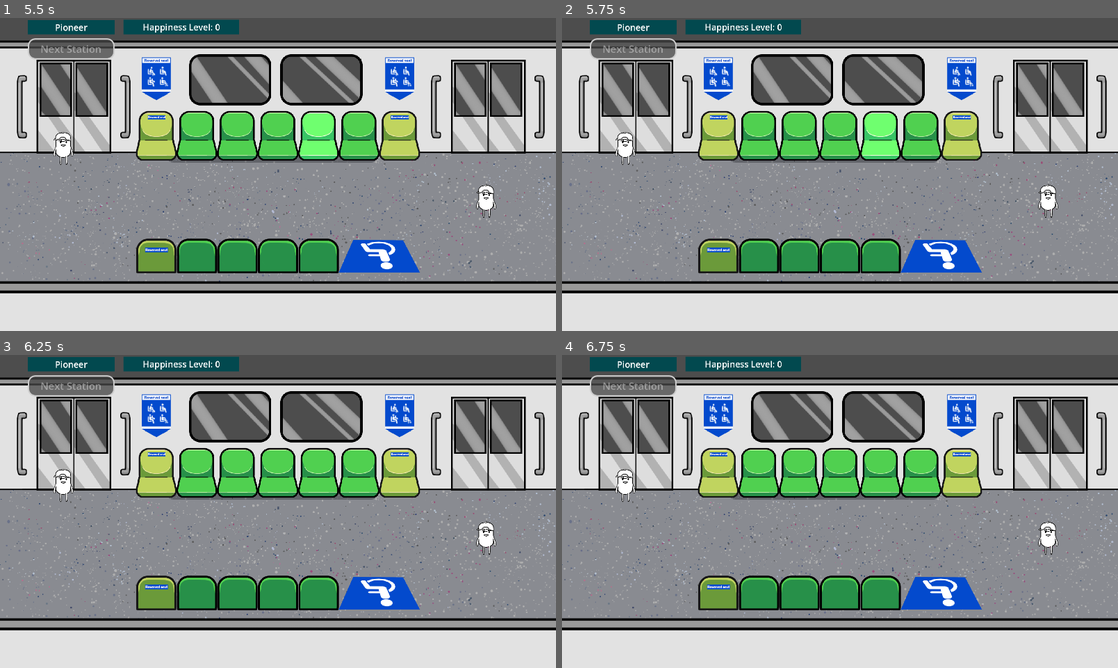
Above: before the commit, frames 1-4 (two rows, left to right).
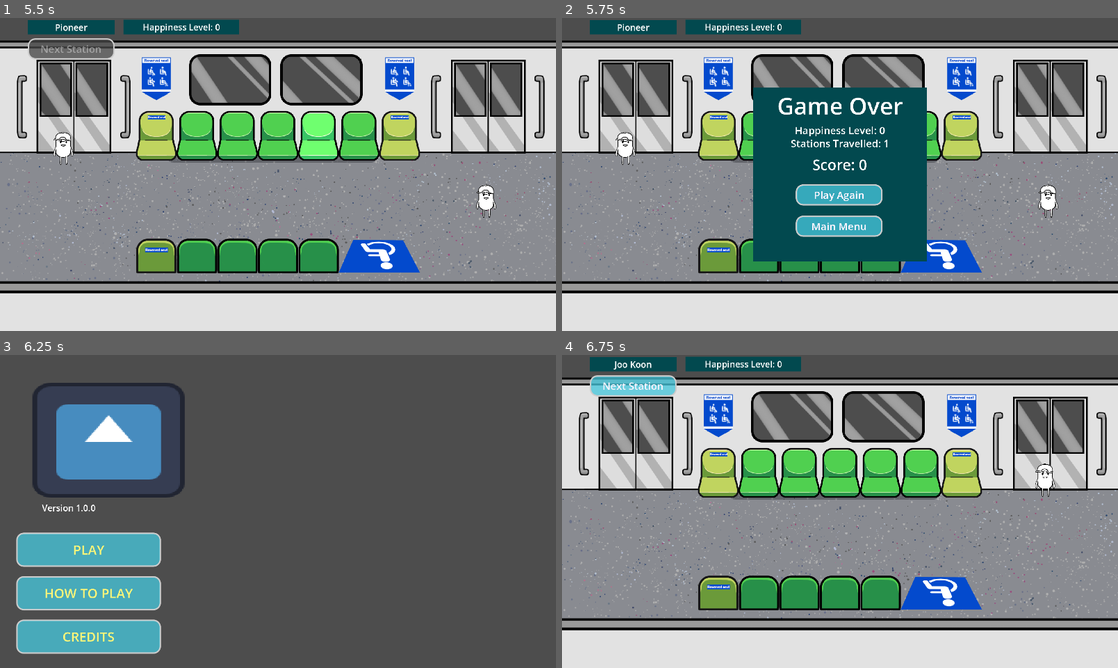
Above: after the commit, the same moments.

Repository: Jagureo/HeritageJam2025
Game: Godot game, scene res://Scenes/game.tscn
Same seed, same stepped clock (60 frames per second), same inputs: the game is played once before the commit and once after it. The engine's default icon, where the game draws it, is replaced by a stand-in: a white triangle on a blue panel in a dark square.
Inputs (mouse positions are in pixels of both pictures, inside the frame that each line leads up to):
- Up to frame 1 (5.5 s): click "Next Station" at 0.5 s; tap Enter at 1.25, 2.75, 5 s; move the mouse to (155, 136) at 1.27 s; click (155, 136) at 1.35 s; tap Space at 2, 3.5 s; move the mouse to (194, 136) at 2.02 s; click (194, 136) at 2.1 s; move the mouse to (239, 136) at 2.77 s; hold 0 2.78-3.53 s; click (239, 136) at 3.05 s; move the mouse to (278, 136) at 3.52 s; click (278, 136) at 3.6 s; click "Next Station" at 4.25 s; move the mouse to (316, 136) at 5.02 s; click (316, 136) at 5.1 s
- Up to frame 2 (5.75 s): tap Escape (ui_cancel) at 5.65 s
- Up to frame 3 (6.25 s): click (278, 564) at 5.75 s, where only the run after the commit has a clickable "Main Menu"
- Up to frame 4 (6.75 s): click (650, 549) at 6.5 s, where only the run after the commit has a clickable "PLAY"

Frame 1 is identical in both runs. In frame 2, 18% of the frame differs, in the area x 5-66%, y 6-78%; in frame 3, 89%, in the area x 0-100%, y 0-100%; in frame 4, 1.7%.

Commit message:
Added GameOver Panel

Diff:
--- a/HGJ/Scenes/UI/game_ui.tscn
+++ b/HGJ/Scenes/UI/game_ui.tscn
@@ -58,6 +58,7 @@
 grow_vertical = 2
 mouse_filter = 2
 script = ExtResource("1_vo2tu")
+mMainMenuScene = "uid://cgsrj1drhnafo"
 
 [node name="MainScreen" type="Control" parent="."]
 layout_mode = 1
@@ -142,4 +143,130 @@
 theme_override_styles/normal = SubResource("StyleBoxFlat_tig4k")
 text = "Next Station"
 
+[node name="GameOverPanel" type="ColorRect" parent="MainScreen"]
+visible = false
+layout_mode = 0
+offset_left = 660.0
+offset_top = 240.0
+offset_right = 1260.0
+offset_bottom = 840.0
+color = Color(0.00784314, 0.286275, 0.309804, 1)
+
+[node name="GameOverText" type="Label" parent="MainScreen/GameOverPanel"]
+layout_mode = 1
+anchors_preset = 8
+anchor_left = 0.5
+anchor_top = 0.5
+anchor_right = 0.5
+anchor_bottom = 0.5
+offset_left = -300.0
+offset_top = -293.0
+offset_right = 300.0
+offset_bottom = -183.0
+grow_horizontal = 2
+grow_vertical = 2
+theme_override_font_sizes/font_size = 80
+text = "Game Over"
+horizontal_alignment = 1
+vertical_alignment = 1
+
+[node name="Happniess_Level" type="Label" parent="MainScreen/GameOverPanel"]
+layout_mode = 1
+anchors_preset = 8
+anchor_left = 0.5
+anchor_top = 0.5
+anchor_right = 0.5
+anchor_bottom = 0.5
+offset_left = -300.0
+offset_top = -180.0
+offset_right = 300.0
+offset_bottom = -125.0
+grow_horizontal = 2
+grow_vertical = 2
+theme_override_font_sizes/font_size = 35
+text = "Happiness Level: 1234"
+horizontal_alignment = 1
+vertical_alignment = 1
+
+[node name="StationCount_Label" type="Label" parent="MainScreen/GameOverPanel"]
+layout_mode = 1
+anchors_preset = 8
+anchor_left = 0.5
+anchor_top = 0.5
+anchor_right = 0.5
+anchor_bottom = 0.5
+offset_left = -300.0
+offset_top = -135.0
+offset_right = 300.0
+offset_bottom = -80.0
+grow_horizontal = 2
+grow_vertical = 2
+theme_override_font_sizes/font_size = 35
+text = "Stations Travelled: 20"
+horizontal_alignment = 1
+vertical_alignment = 1
+
+[node name="Score_Label" type="Label" parent="MainScreen/GameOverPanel"]
+layout_mode = 1
+anchors_preset = 8
+anchor_left = 0.5
+anchor_top = 0.5
+anchor_right = 0.5
+anchor_bottom = 0.5
+offset_left = -300.0
+offset_top = -69.0
+offset_right = 300.0
+grow_horizontal = 2
+grow_vertical = 2
+theme_override_font_sizes/font_size = 50
+text = "Score: 12345"
+horizontal_alignment = 1
+vertical_alignment = 1
+
+[node name="PlayAgain" type="Button" parent="MainScreen/GameOverPanel"]
+layout_mode = 1
+anchors_preset = 2
+anchor_top = 1.0
+anchor_bottom = 1.0
+offset_left = 147.0
+offset_top = -266.0
+offset_right = 447.0
+offset_bottom = -193.0
+grow_vertical = 0
+theme_override_colors/font_hover_color = Color(1, 0.968627, 1, 1)
+theme_override_colors/font_color = Color(1, 0.964706, 1, 1)
+theme_override_colors/font_focus_color = Color(1, 1, 0.972549, 1)
+theme_override_colors/font_pressed_color = Color(1, 0.964706, 1, 1)
+theme_override_font_sizes/font_size = 35
+theme_override_styles/focus = SubResource("StyleBoxEmpty_vo2tu")
+theme_override_styles/disabled = SubResource("StyleBoxFlat_5b8pf")
+theme_override_styles/hover = SubResource("StyleBoxFlat_6w80a")
+theme_override_styles/pressed = SubResource("StyleBoxFlat_lolt2")
+theme_override_styles/normal = SubResource("StyleBoxFlat_tig4k")
+text = "Play Again"
+
+[node name="MainMenu" type="Button" parent="MainScreen/GameOverPanel"]
+layout_mode = 1
+anchors_preset = 2
+anchor_top = 1.0
+anchor_bottom = 1.0
+offset_left = 147.0
+offset_top = -158.0
+offset_right = 447.0
+offset_bottom = -85.0
+grow_vertical = 0
+theme_override_colors/font_hover_color = Color(1, 0.968627, 1, 1)
+theme_override_colors/font_color = Color(1, 0.964706, 1, 1)
+theme_override_colors/font_focus_color = Color(1, 1, 0.972549, 1)
+theme_override_colors/font_pressed_color = Color(1, 0.964706, 1, 1)
+theme_override_font_sizes/font_size = 35
+theme_override_styles/focus = SubResource("StyleBoxEmpty_vo2tu")
+theme_override_styles/disabled = SubResource("StyleBoxFlat_5b8pf")
+theme_override_styles/hover = SubResource("StyleBoxFlat_6w80a")
+theme_override_styles/pressed = SubResource("StyleBoxFlat_lolt2")
+theme_override_styles/normal = SubResource("StyleBoxFlat_tig4k")
+text = "Main Menu"
+
 [connection signal="pressed" from="MainScreen/NextStationButton" to="." method="next_station"]
+[connection signal="pressed" from="MainScreen/GameOverPanel/PlayAgain" to="." method="OnPlayAgainButtonPressed"]
+[connection signal="pressed" from="MainScreen/GameOverPanel/MainMenu" to="." method="OnMainMenuButtonPressed"]
--- a/HGJ/Scenes/game.tscn
+++ b/HGJ/Scenes/game.tscn
@@ -23,11 +23,6 @@
 [node name="StandingArea" parent="." instance=ExtResource("5_1l0tm")]
 position = Vector2(962, 607)
 
-[node name="GameUi" parent="." instance=ExtResource("2_qxrlw")]
-unique_name_in_owner = true
-offset_right = 1920.0
-offset_bottom = 1080.0
-
 [node name="PassengerInformation" parent="." instance=ExtResource("7_1l0tm")]
 offset_left = 24.0
 offset_top = 167.0
@@ -37,6 +32,11 @@
 [node name="AllPassengers" type="Node2D" parent="."]
 unique_name_in_owner = true
 
+[node name="GameUi" parent="." instance=ExtResource("2_qxrlw")]
+unique_name_in_owner = true
+offset_right = 1920.0
+offset_bottom = 1080.0
+
 [node name="StationTransitionTimer" type="Timer" parent="."]
 one_shot = true
 
--- a/HGJ/Scripts/Gameplay/StandingArea.gd
+++ b/HGJ/Scripts/Gameplay/StandingArea.gd
@@ -10,7 +10,7 @@
 static var sStandingArea : StandingArea = null
 
 
-func _init():
+func _ready():
 	if sStandingArea == null:
 		sStandingArea = self
 	else:
--- a/HGJ/Scripts/Managers/GameManager.gd
+++ b/HGJ/Scripts/Managers/GameManager.gd
@@ -7,6 +7,7 @@
 @onready var passenger_information : PassengerInformation = $PassengerInformation
 @onready var mStationTransitionTimer : Timer = $StationTransitionTimer
 
+var mScore : int = 0
 var current_station_index : int = 0
 var mOverallHappiness : int = 0:
 	get:
@@ -14,6 +15,8 @@
 	set(newValue):
 		mOverallHappiness = newValue
 		update_happiness_level(newValue)
+		if newValue < -5:
+			game_ui.showGameOverPanel(true)
 
 var passenger_hover_queue : Array[Passenger] = []
 
@@ -71,6 +74,7 @@
 
 	# Evaluate happiness
 	EventMgr.OnNextStationReaching.emit()
+	mScore += mOverallHappiness
 
 	if current_station_index < Station.EWStations.size() - 1:
 
@@ -141,3 +145,7 @@
 		passenger_information.show_display(passenger_hover_queue.front())
 	else:
 		passenger_information.hide()
+
+func _input(event):
+	if event.is_action_pressed("ui_cancel"):
+		game_ui.showGameOverPanel(true)
--- a/HGJ/Scripts/UI/gameUI.gd
+++ b/HGJ/Scripts/UI/gameUI.gd
@@ -3,6 +3,15 @@
 @onready var station_label = $MainScreen/Sign/Station_Label
 @onready var happiness_label = $MainScreen/Sign2/Happniess_Level
 @onready var nextStationButton = $MainScreen/NextStationButton
+
+@onready var gameover_panel = $MainScreen/GameOverPanel
+@onready var gameover_happiness = $MainScreen/GameOverPanel/Happniess_Level
+@onready var gameover_stations = $MainScreen/GameOverPanel/StationCount_Label
+@onready var gameover_score = $MainScreen/GameOverPanel/Score_Label
+@onready var playAgainButton : Button = $MainScreen/GameOverPanel/PlayAgain
+@onready var mainMenuButton : Button = $MainScreen/GameOverPanel/MainMenu
+
+@export_file("*.tscn") var mMainMenuScene : String
 
 func set_station(msg: String) -> void:
 	station_label.text = msg
@@ -15,6 +24,25 @@
 func set_happiness_level(value: int) -> void:
 	happiness_label.text = "Happiness Level: %d" % value
 
-
 func DisableButton(val : bool):
 	nextStationButton.disabled = val
+
+func showGameOverPanel(show : bool):
+	if show:
+		gameover_happiness.text = happiness_label.text
+		gameover_stations.text = "Stations Travelled: %d" % GameManager.sInstance.current_station_index
+		gameover_score.text = "Score: %d" % GameManager.sInstance.mScore
+
+		nextStationButton.hide()
+		gameover_panel.show()
+
+	else:
+		gameover_panel.hide()
+
+func OnPlayAgainButtonPressed() -> void:
+	AudioManager.sInstance.mClickSound.play()
+	get_tree().reload_current_scene()
+
+func OnMainMenuButtonPressed() -> void:
+	AudioManager.sInstance.mClickSound.play()
+	get_tree().change_scene_to_file(mMainMenuScene)
